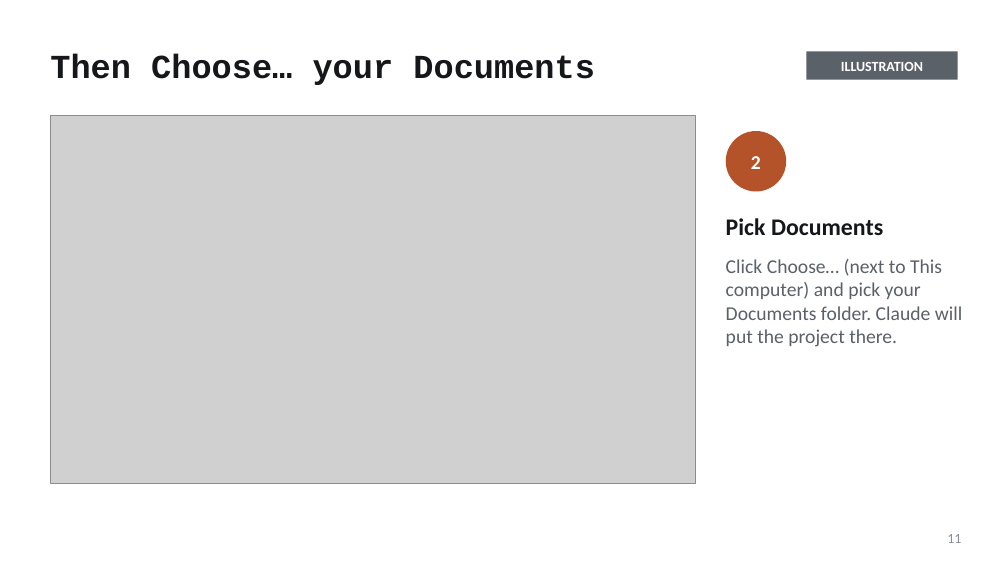
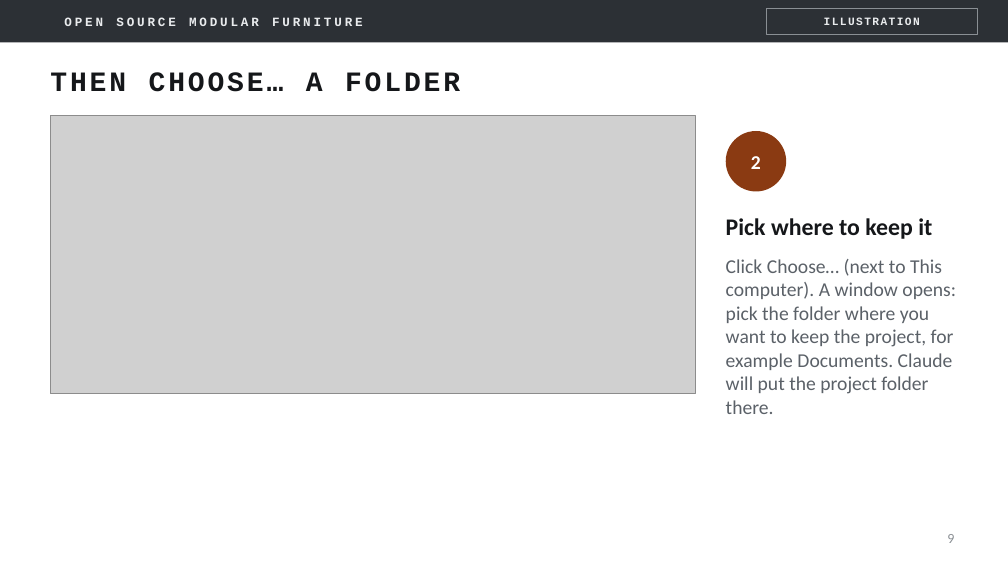
Before and after one commit to mfprado/acrylic-furniture, a slide deck: slide 9 of docs/contributing-guide.pptx (slide 11 before the commit). Drawn at 1008x567 pixels with LibreOffice and Linux fonts; fonts in the diff are those of the drawing; grey boxes stand for pictures; background and template pictures are left out. Boxes give left, top, right and bottom in pixels: in the first picture for what was removed or moved away, otherwise in the second. Text is boxed around its words. In the diff, an @@ line names an element or a change of style, - is before the commit and + after.

```diff
--- a/docs/contributing-guide.pptx
+++ b/docs/contributing-guide.pptx
@@ rectangle added at [0, 0, 1008, 42], fill #2C3035 @@
@@ text added at [64, 17, 363, 26], 9 pt, text #E9EBED, bold @@
+OPEN SOURCE MODULAR FURNITURE
@@ rectangle "ILLUSTRATION": place and size @@
-rectangle "ILLUSTRATION" at [806, 51, 958, 80]
+rectangle "ILLUSTRATION" at [766, 8, 978, 34]
@@ rectangle "ILLUSTRATION" at [766, 8, 978, 34]: size 10 to 8 pt, font Calibri to Courier New, text colour #FFFFFF to #E9EBED, letter spacing 0 to 1 pt; fill #5B6168 to none; outline none to #8A8F94 0.75 pt @@
@@ title at [50, 72, 460, 92]: text changed; size 24 to 20 pt @@
-Then Choose… your Documents
+THEN CHOOSE… A FOLDER
@@ picture: place and size @@
-picture at [50, 116, 696, 483]
+picture at [50, 116, 696, 394]
@@ ellipse "2" at [726, 131, 786, 192]: fill #B4532A to #8A3A12 @@
@@ text at [726, 218, 956, 414]: text changed @@
-Pick Documents
-Click Choose… (next to This computer) and pick your Documents folder. Claude will put the project there.
+Pick where to keep it
+Click Choose… (next to This computer). A window opens: pick the folder where you want to keep the project, for example Documents. Claude will put the project folder there.
@@ page number at [947, 534, 954, 543]: text changed @@
-11
+9
```
Also in this commit, not shown: 16 other slides changed, 4 slides added, 5 slides removed, 6 other files.
